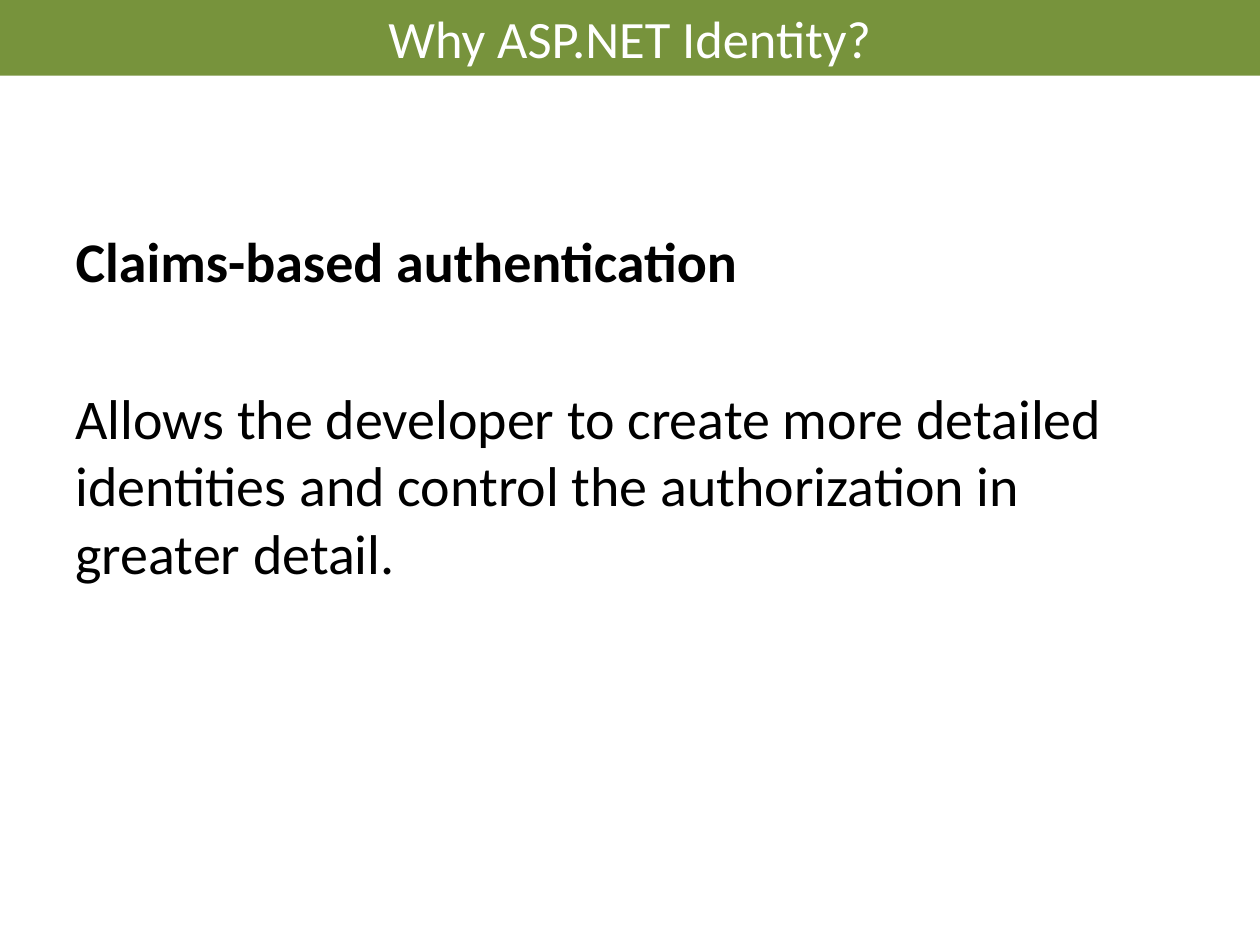
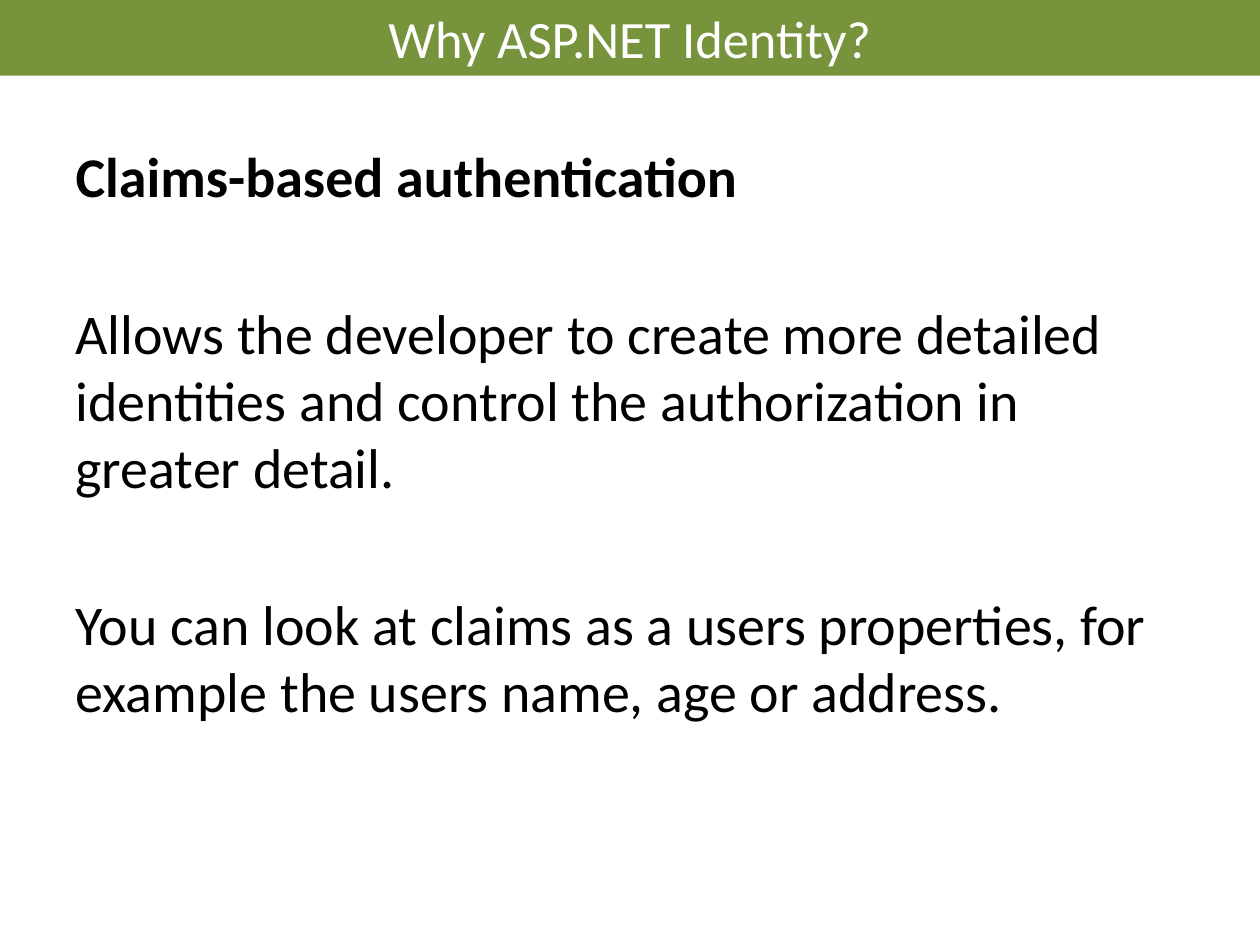
Before and after one commit to AndreasElffors/IdentityTemplate, a slide deck: slide 7 of Documents/Identity-Introduction.pptx. Drawn at 1260x945 pixels with LibreOffice and Linux fonts; fonts in the diff are those of the drawing; background and template pictures are left out. Boxes give left, top, right and bottom in pixels: in the first picture for what was removed or moved away, otherwise in the second. Text is boxed around its words. In the diff, an @@ line names an element or a change of style, - is before the commit and + after.

```diff
--- a/Documents/Identity-Introduction.pptx
+++ b/Documents/Identity-Introduction.pptx
@@ text "Claims-based authentication": place and size @@
-text "Claims-based authentication" at box(76, 242, 1101, 584)
+text "Claims-based authentication" at box(76, 157, 1145, 722)
@@ text at box(76, 606, 1145, 722): paragraph added @@
+You can look at claims as a users properties, for example the users name, age or address.
```
Also in this commit, not shown: 1 other slide changed, 1 other file.
